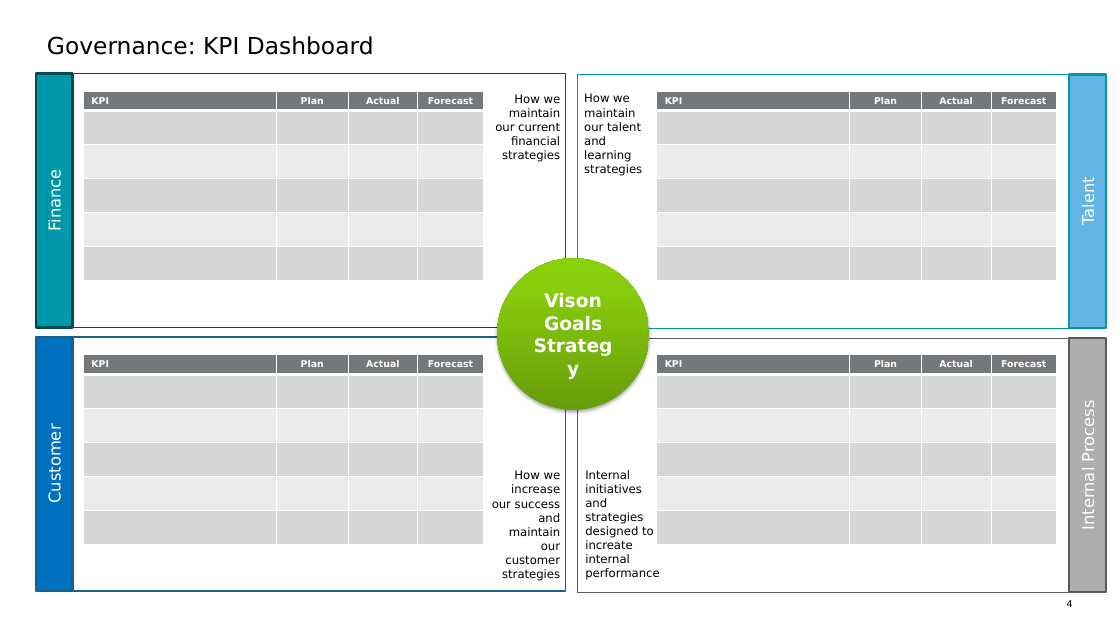
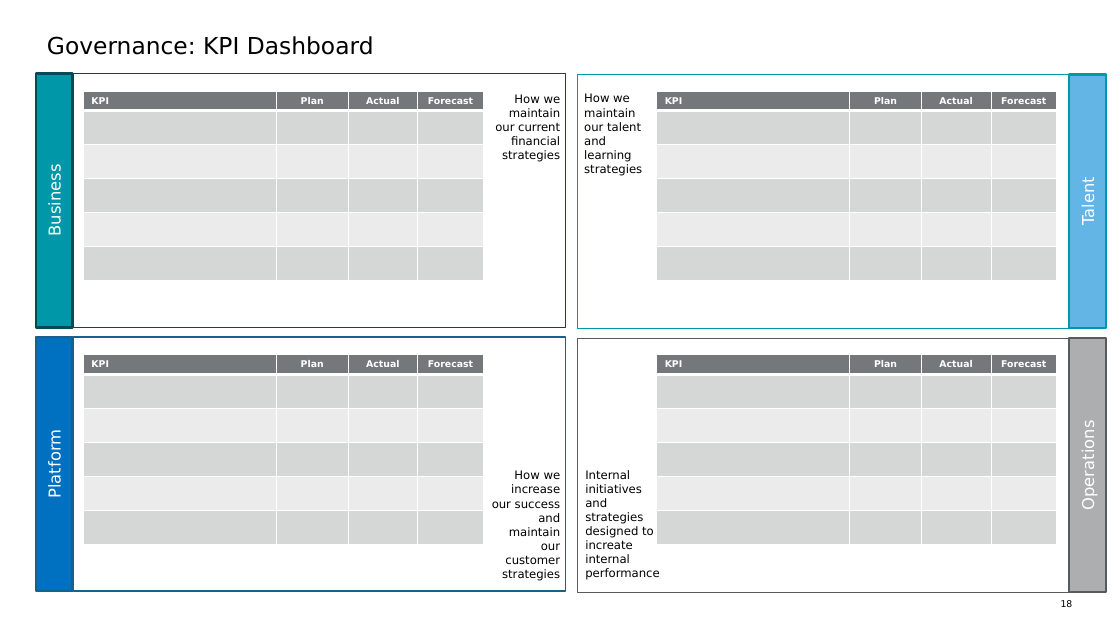
Before and after one commit to sjhoeksma/docs4it, a slide deck: slide 18 of support-material/docs4IT.pptx (slide 4 before the commit). Drawn at 1120x630 pixels with LibreOffice and Linux fonts; fonts in the diff are those of the drawing. Boxes give left, top, right and bottom in pixels: in the first picture for what was removed or moved away, otherwise in the second. Text is boxed around its words. In the diff, an @@ line names an element or a change of style, - is before the commit and + after.

```diff
--- a/support-material/docs4IT.pptx
+++ b/support-material/docs4IT.pptx
@@ text in rectangle at bbox=[46, 173, 65, 234]: text changed @@
-Finance
+Business
@@ ellipse removed at bbox=[497, 258, 649, 410] @@
-Vison Goals Strategy
@@ text in rectangle at bbox=[46, 435, 65, 496]: text changed @@
-Customer
+Platform
@@ text in rectangle at bbox=[1079, 430, 1098, 507]: text changed @@
-Internal Process
+Operations
@@ page number at bbox=[1061, 600, 1073, 607]: text changed @@
-4
+18
```
Also in this commit, not shown: 12 other slides changed, 4 slides added, 24 other files.
